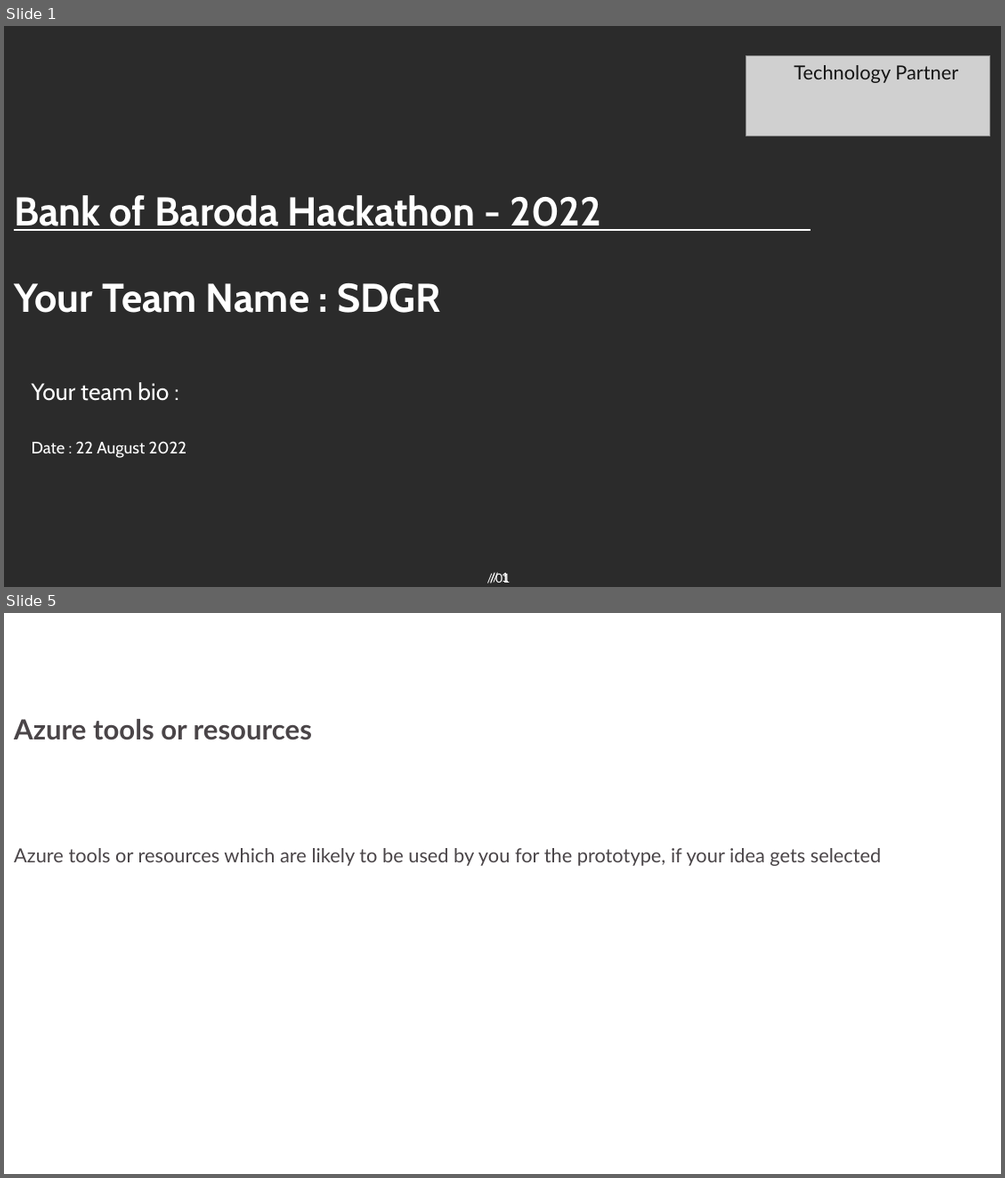
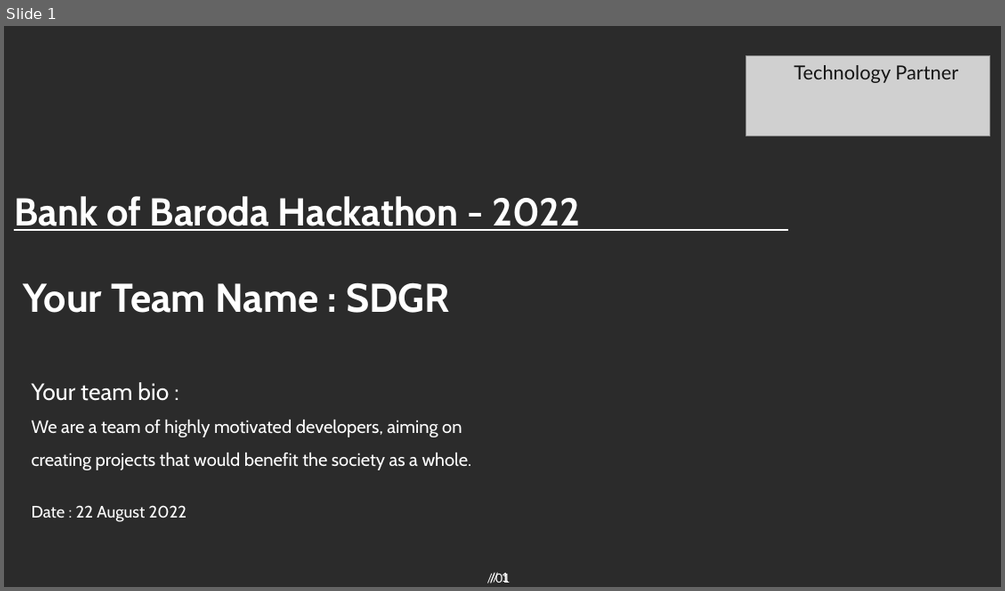
Before and after one commit to dikshabhambri/paycheck, a slide deck: idea/BOB_template.pptx. Shown one above the other, each under a label of ours: slides 1 and 5 before the commit, slide 1 after it; the slides between them are not shown. The pictures are 1005x1178 and 1005x591 pixels, drawn with LibreOffice and Linux fonts; fonts in the diff are those of the drawing; grey boxes stand for pictures; background and template pictures are left out; a plain dark background stands for a picture behind light text. Boxes give left, top, right and bottom in pixels: in the first picture for what was removed or moved away, otherwise in the second. Text is boxed around its words. In the diff, an @@ line names an element or a change of style, - is before the commit and + after.

```diff
--- a/idea/BOB_template.pptx
+++ b/idea/BOB_template.pptx
@@ slide 5 removed at (x1=4, y1=613, x2=1001, y2=1174), background #FFFFFF; not listed: 2 template elements that a slide beside it also shows @@
@@ title removed at (x1=14, y1=719, x2=312, y2=740) @@
-Azure tools or resources
@@ title removed at (x1=14, y1=848, x2=881, y2=866) @@
-Azure tools or resources which are likely to be used by you for the prototype, if your idea gets selected
@@ slide 1 changed as well @@
@@ title "Bank of Baroda Hackathon - ..." at (x1=14, y1=196, x2=581, y2=231): size 29 to 28 pt @@
@@ text "Your Team Name : SDGR" moved from (x1=14, y1=283, x2=441, y2=313) to (x1=23, y1=283, x2=450, y2=313) @@
@@ text at (x1=32, y1=419, x2=472, y2=470): paragraph added @@
+We are a team of highly motivated developers, aiming on creating projects that would benefit the society as a whole.
```
Also in this commit, not shown: 1 other slide changed, 8 slides added, 6 other slides removed, 1 other file.
